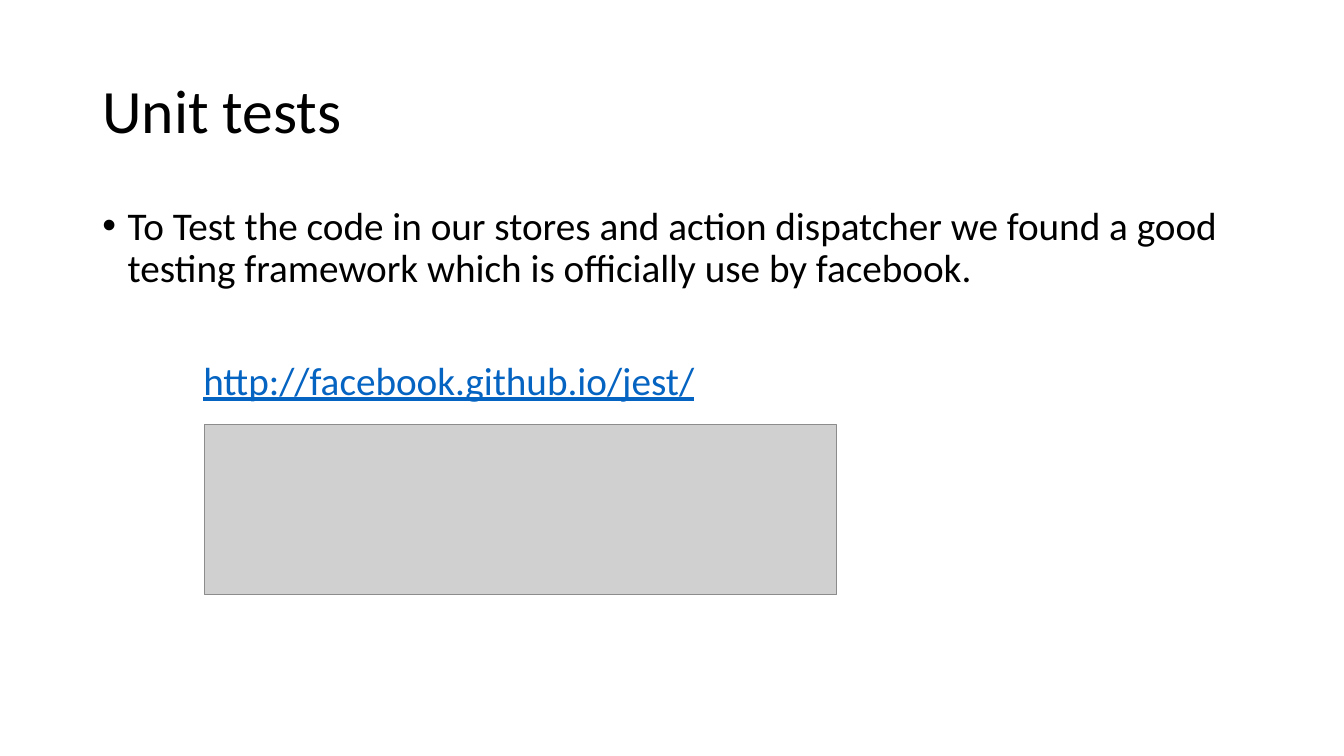
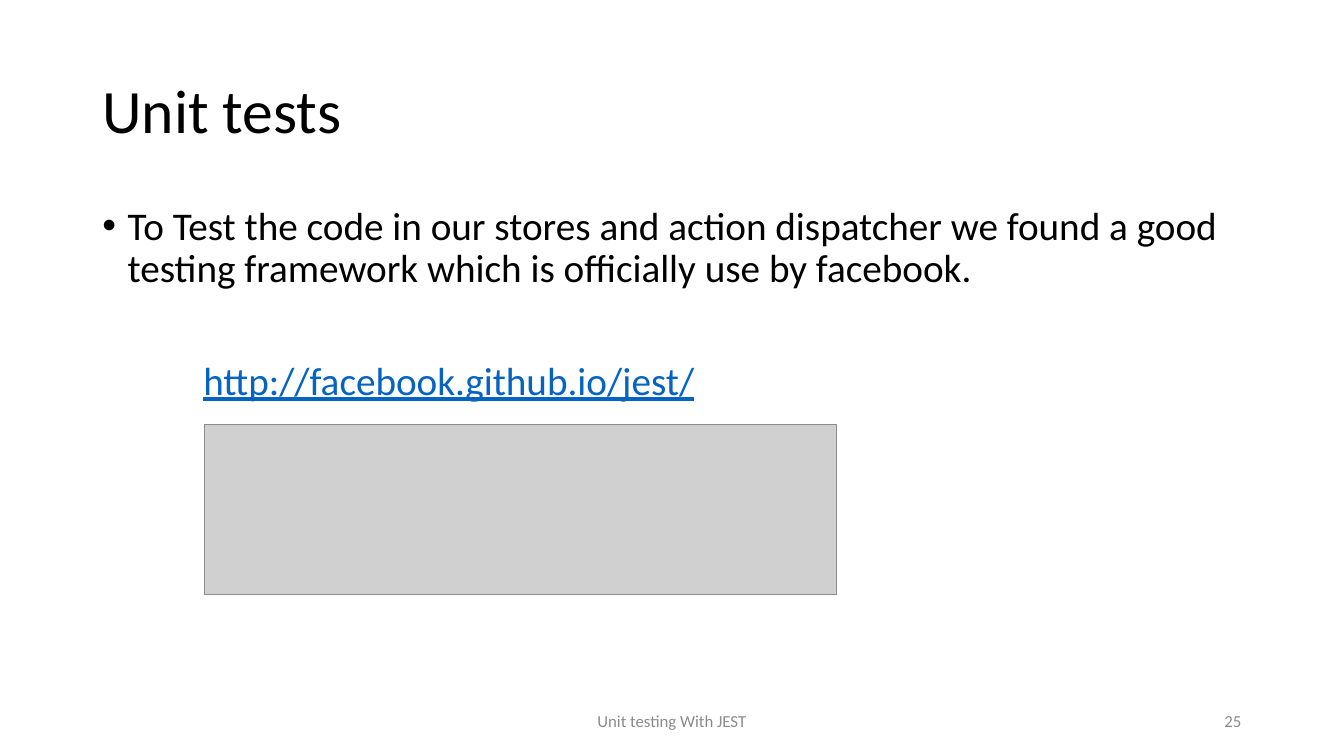
Before and after one commit to awahab29/samplealt, a slide deck: slide 25 of React.pptx (slide 41 before the commit). Drawn at 1344x756 pixels with LibreOffice and Linux fonts; fonts in the diff are those of the drawing; grey boxes stand for pictures. Boxes give left, top, right and bottom in pixels: in the first picture for what was removed or moved away, otherwise in the second. Text is boxed around its words. In the diff, an @@ line names an element or a change of style, - is before the commit and + after.

```diff
--- a/React.pptx
+++ b/React.pptx
@@ text added at (x1=597, y1=715, x2=746, y2=730), 12 pt, text #8C8C8C @@
+Unit testing With JEST
@@ page number added at (x1=1224, y1=716, x2=1241, y2=727), 12 pt, text #8C8C8C @@
+25
```
Also in this commit, not shown: 26 other slides changed, 2 slides added, 21 slides removed.
